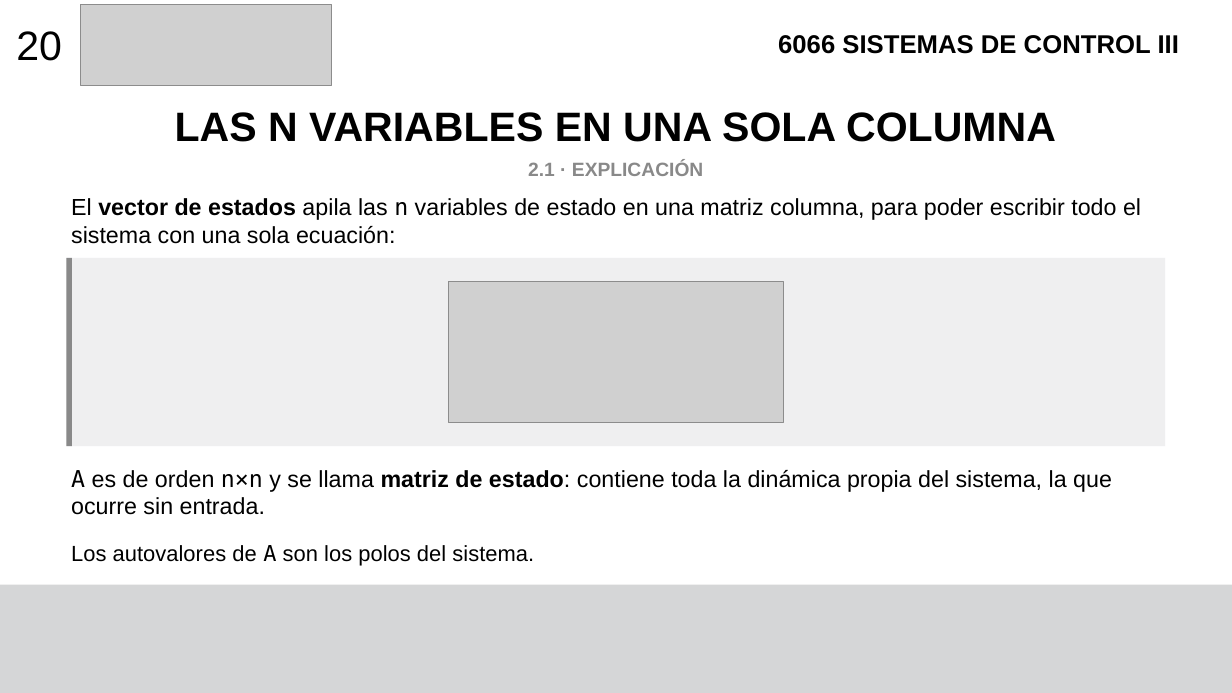
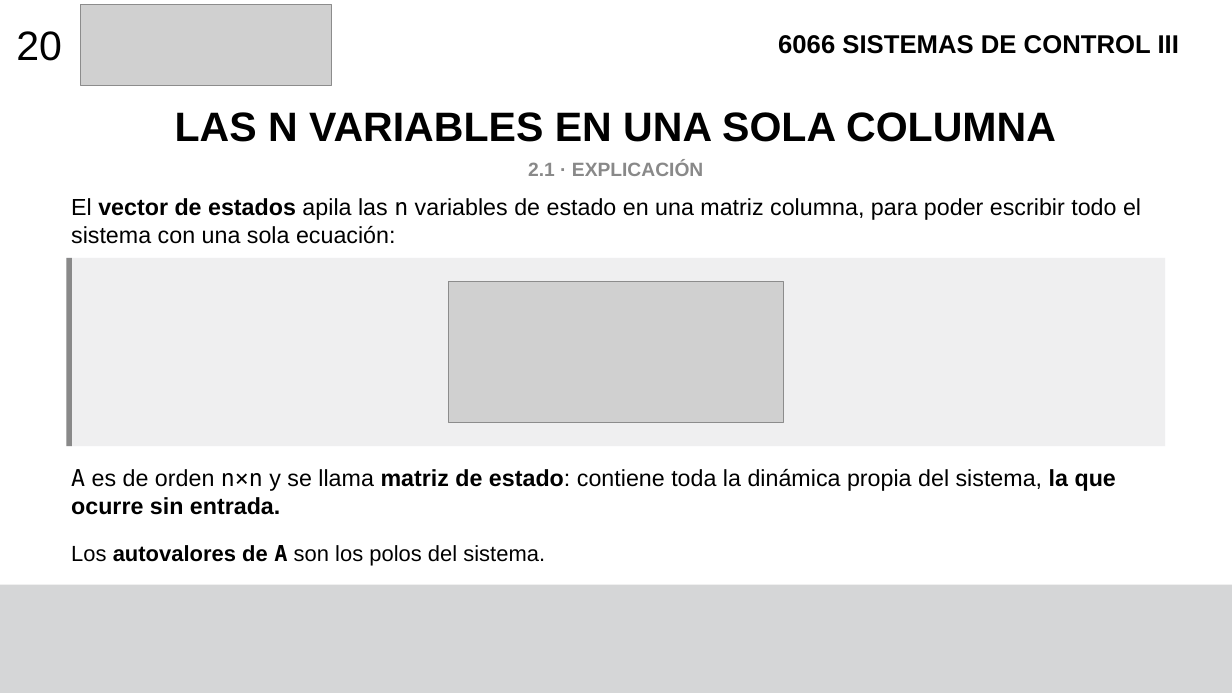
Before and after one commit to F4bian1012/Sistemas-de-Control-III, a slide deck: slide 22 of Semana_2_Clasificacion_de_sistemas/Introduccion al espacio de estados.pptx (slide 20 before the commit). Drawn at 1232x693 pixels with LibreOffice and Linux fonts; fonts in the diff are those of the drawing; grey boxes stand for pictures. Boxes give left, top, right and bottom in pixels: in the first picture for what was removed or moved away, otherwise in the second. Text is boxed around its words. In the diff, an @@ line names an element or a change of style, - is before the commit and + after.

Commit message:
Nuevas actualizaciones en Introduccion al espacio de estados

```diff
--- a/Semana_2_Clasificacion_de_sistemas/Introduccion al espacio de estados.pptx
+++ b/Semana_2_Clasificacion_de_sistemas/Introduccion al espacio de estados.pptx
@@ text "A es de orden n×n ..." at (x1=71, y1=469, x2=1116, y2=515): bold on in "la que ocurre sin entrada." @@
@@ text "Los autovalores de A son ..." at (x1=71, y1=545, x2=545, y2=566): bold on in "autovalores de A" @@
```
Also in this commit, not shown: 12 other slides changed, 3 slides added.
